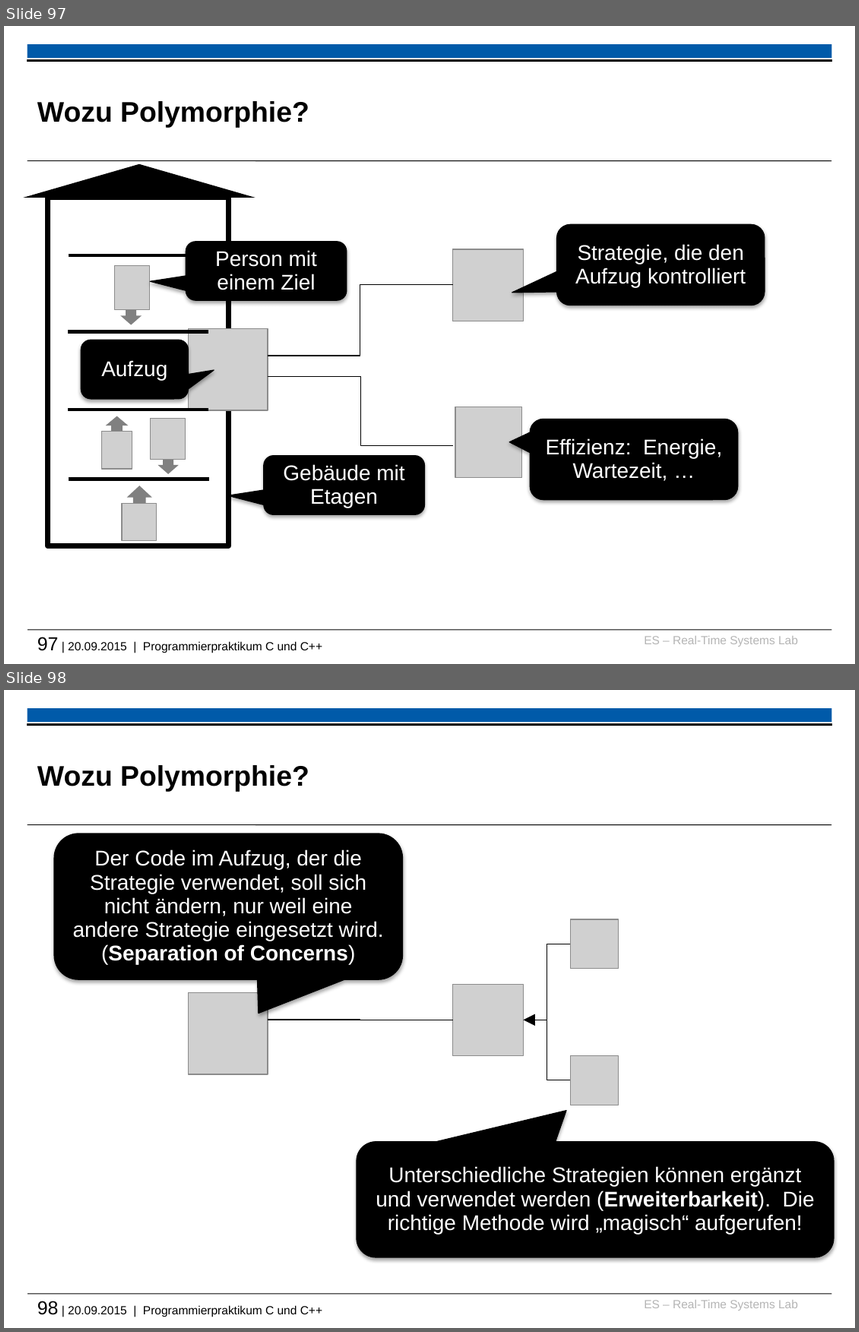
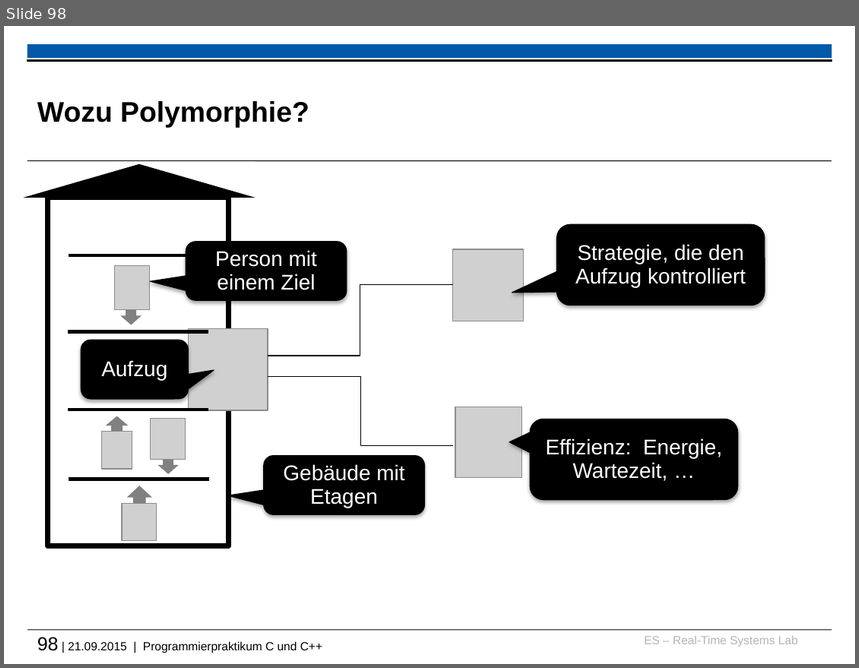
Before and after one commit to h82k/tud-cppp, a slide deck: cppp_lecture.pptx. Shown one above the other, each under a label of ours: slides 97 and 98 before the commit, slide 98 after it. The pictures are 859x1332 and 859x668 pixels, drawn with LibreOffice and Linux fonts; fonts in the diff are those of the drawing; grey boxes stand for pictures; background and template pictures are left out. Boxes give left, top, right and bottom in pixels: in the first picture for what was removed or moved away, otherwise in the second. Text is boxed around its words. In the diff, an @@ line names an element or a change of style, - is before the commit and + after.

```diff
--- a/cppp_lecture.pptx
+++ b/cppp_lecture.pptx
@@ slide 98 removed at (x1=4, y1=690, x2=855, y2=1328), background #FFFFFF; not listed: 6 template elements that a slide beside it also shows @@
@@ title removed at (x1=37, y1=765, x2=310, y2=791) @@
-Wozu Polymorphie?
@@ rounded speech box removed at (x1=54, y1=834, x2=402, y2=980) @@
-Der Code im Aufzug, der die Strategie verwendet, soll sich nicht ändern, nur weil eine andere Strategie eingesetzt wird.
-(Separation of Concerns)
@@ picture removed at (x1=570, y1=920, x2=619, y2=969) @@
@@ elbow line removed from (570, 945) to (547, 1021) @@
@@ picture removed at (x1=453, y1=985, x2=524, y2=1056) @@
@@ picture removed at (x1=189, y1=993, x2=268, y2=1075) @@
@@ elbow line removed from (268, 1021) to (453, 1021) @@
@@ elbow arrow removed from (570, 1081) to (523, 1021) @@
@@ picture removed at (x1=570, y1=1056, x2=619, y2=1106) @@
@@ rounded speech box removed at (x1=357, y1=1142, x2=834, y2=1258) @@
-Unterschiedliche Strategien können ergänzt und verwendet werden (Erweiterbarkeit). Die richtige Methode wird „magisch“ aufgerufen!
@@ what was slide 97 is now slide 98 @@
@@ text at (x1=37, y1=637, x2=322, y2=653): text changed @@
-97 | 20.09.2015 | Programmierpraktikum C und C++
+98 | 21.09.2015 | Programmierpraktikum C und C++
```
Also in this commit, not shown: 7 slides changed, 1 slide added, 1 other file.
